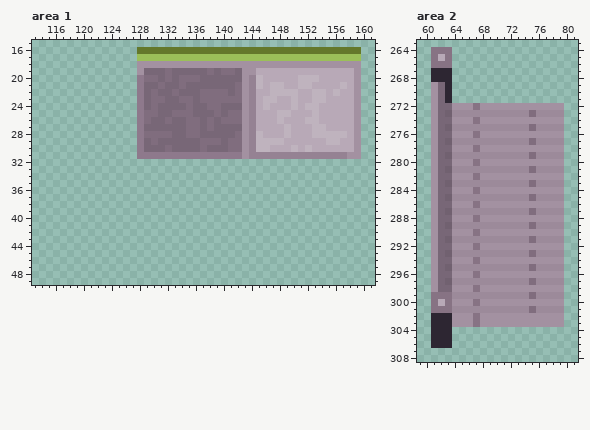
A pixel-art file gets an edit: Artwork/TileSets/TileMaps/Stone.ase. Above, as it was before the edit.
320x320 pixels, 1 frame. Colours within 5 levels of each other are drawn and written as one. Shown: area 1: x 113..161, y 15..49; area 2: x 59..81, y 263..308. The commit also changed other parts of the picture, which this record leaves out.
After the commit:
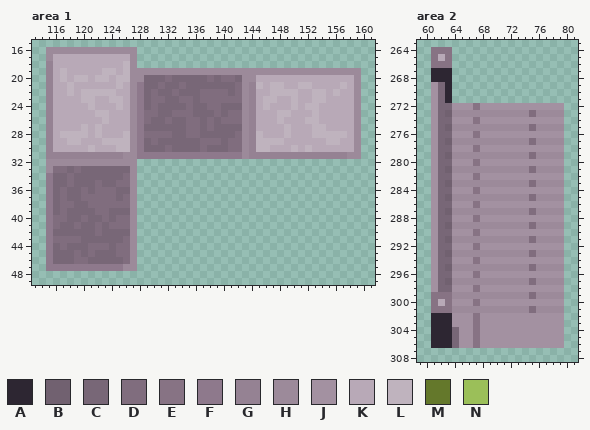
Palette (. is transparent): A #2d2632  B #716170  C #786777  D #806d7e  E #877384  F #8e798c  G #958293  H #9c8a9a  J #a391a1  K #b8a9b7  L #bfb3be  M #64782b  N #9bbf59
Changes in this commit:
--- area 1, layer "Layer 1"
@@ x 113..161 @@
 15 .................................................
-16 ...............MMMMMMMMMMMMMMMMMMMMMMMMMMMMMMMM..
-17 ...............NNNNNNNNNNNNNNNNNNNNNNNNNNNNNNNN..
-18 ...............JJJJJJJJJJJJJJJJJJJJJJJJJJJJJJJJ..
-19 ...............JCCCDCCCCCDCDDCJJKKKKKKKKKKKKKKJ..
-20 ...............FDDCDCDDDCCCCCCJGLKKKKKLLLKKKKKJ..
-21 ...............FCCDCCDCCCCCCCDJGLKLLKKLLKKKKLKJ..
-22 ...............FCDCCDCCCDDDDCDJGKKLLLLKKLLKLKKJ..
-23 ...............FCDDCCDDCDDDDDDJGKLLKKLKKLLKKKKJ..
-24 ...............FCDCCCCDCCDDCCCJGKLKKKLKLLKKKKKJ..
-25 ...............FDDCCDDDCCCDCDDJGKKKLLKKKLKKKKKJ..
-26 ...............FDCCDCCDDCDCDDDJGKKKLKKKLLKKKKKJ..
-27 ...............FCCCCCCDDCDCCCCJGKKKKLKKKLLKKKKJ..
-28 ...............FDDDDCCDDCCCCCDJGLKKKLKKKLLLLLKJ..
-29 ...............FCDCCCCCCDDDCDDJGLLLLKKKKKKLLKKJ..
-30 ...............FCCCDCCCCDCCCDDJGLLKKKLKLKKKKKKJ..
-31 ...............FFFFFFFFFFFFFFFJGGGGGGGGGGGGGGJJ..
-32 .................................................
-33 .................................................
-34 .................................................
-35 .................................................
-36 .................................................
-37 .................................................
-38 .................................................
-39 .................................................
-40 .................................................
-41 .................................................
-42 .................................................
-43 .................................................
-44 .................................................
-45 .................................................
-46 .................................................
-47 .................................................
+16 ..HHHHHHHHHHHHH..................................
+17 ..HKKKKKKKKKKKH..................................
+18 ..GKKKKKKKKKKLH..................................
+19 ..GKLKKKKKLLKLHHHHHHHHHHHHHHHHHHHHHHHHHHHHHHHHH..
+20 ..GKLKLLKLLKLLHHCCCDCCCCCDCDDCHHKKKKKKKKKKKKKKH..
+21 ..GKKLKKKKKKLKHFCCDCCDCCCCCCCDHGLKLLKKLLKKKKLKH..
+22 ..GKKLKLLLLLKKHFCDCCDCCCDDDDCDHGKKLLLLKKLLKLKKH..
+23 ..GKKKKLLKKLLKHFCDDCCDDCDDDDDDHGKLLKKLKKLLKKKKH..
+24 ..GKKKKKLKKKLKHFCDCCCCDCCDDCCCHGKLKKKLKLLKKKKKH..
+25 ..GKKKKKKLLKKKHFDDCCDDDCCCDCDDHGKKKLLKKKLKKKKKH..
+26 ..GKKKKKKKLKKKHFDCCDCCDDCDCDDDHGKKKLKKKLLKKKKKH..
+27 ..GKKKKLKLKKKKHFCCCCCCDDCDCCCCHGKKKKLKKKLLKKKKH..
+28 ..GKLLLLKLKKKLHFDDDDCCDDCCCCCDHGLKKKLKKKLLLLLKH..
+29 ..GKKLLKKKLLLLHFCDCCCCCCDDDCDDHGLLLLKKKKKKLLKKH..
+30 ..GKKKKKLKKKLLHFCCCDCCCCDCCCDDHGLLKKKLKLKKKKKKH..
+31 ..GGGGGGGGGGGHHFFFFFFFFFFFFFFFHGGGGGGGGGGGGGGHH..
+32 ..HHHHHHHHHHHHH..................................
+33 ..HDDCDCCCCCCCH..................................
+34 ..FCCDCCCCCCCDH..................................
+35 ..FCCDCCCDCCDDH..................................
+36 ..FCDCCDCDDDCCH..................................
+37 ..FCDCCDDDDDCDH..................................
+38 ..FCDDCCDDDDDDH..................................
+39 ..FCDCCCCDDCCCH..................................
+40 ..FDDCCDCCDCDDH..................................
+41 ..FDCCDCCDCDDDH..................................
+42 ..FCCCCCCDCCCCH..................................
+43 ..FDDDDCCCCCCDH..................................
+44 ..FCDCCCDDDCDDH..................................
+45 ..FCCCDCDCCCDDH..................................
+46 ..FCCCDDCCCCCDH..................................
+47 ..FFFFFFFFFFFHH..................................
 48 .................................................
--- area 2, layer "Layer 1"
@@ x 59..81 @@
 303 ..AAAJJJEJJJJJJJJJJJJ..
-304 ..AAA..................
-305 ..AAA..................
-306 ..AAA..................
+304 ..AAACJJEJJJJJJJJJJJJ..
+305 ..AAACJJEJJJJJJJJJJJJ..
+306 ..AAACJJEJJJJJJJJJJJJ..
 307 .......................
